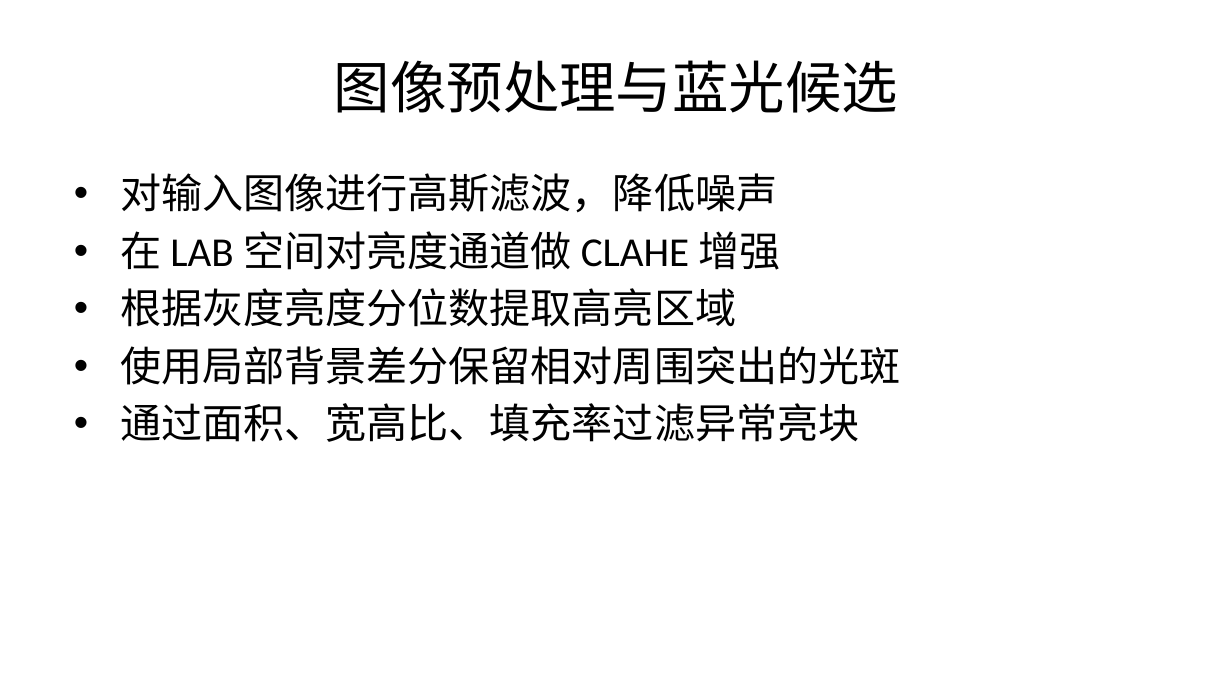
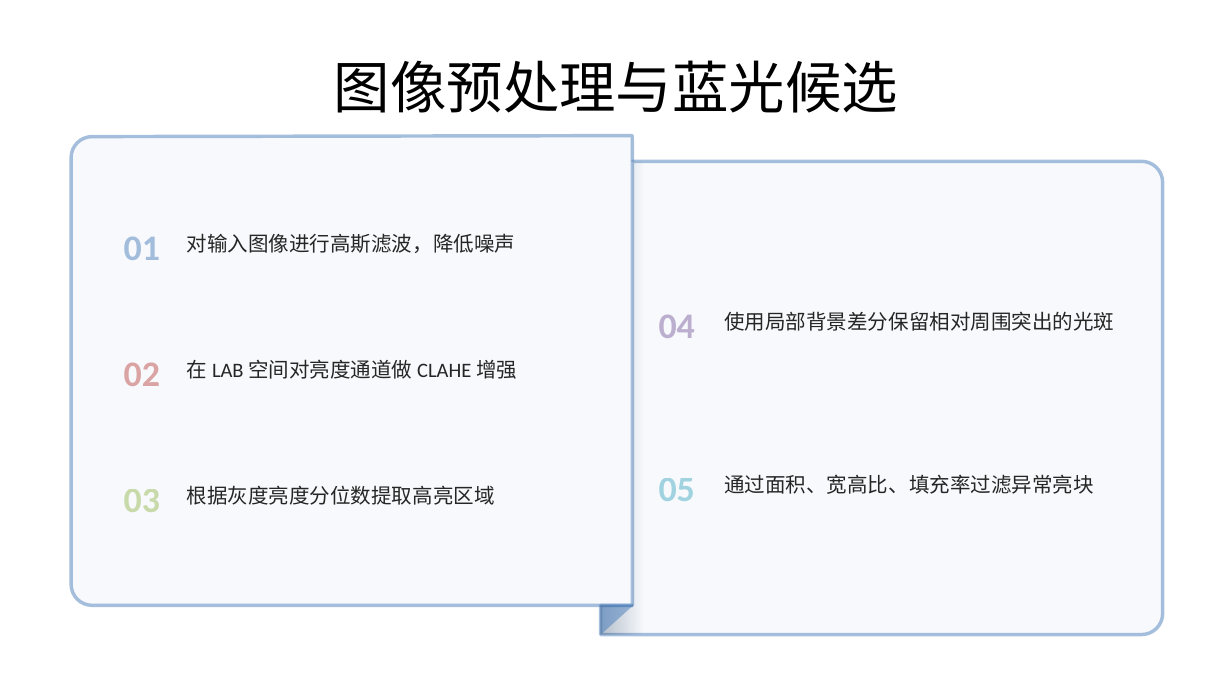
Before and after one commit to szl97/DAA, a slide deck: slide 6 of blue-light-detection/解题ppt.pptx. Drawn at 1232x693 pixels with LibreOffice and Linux fonts; fonts in the diff are those of the drawing. Boxes give left, top, right and bottom in pixels: in the first picture for what was removed or moved away, otherwise in the second. Text is boxed around its words. In the diff, an @@ line names an element or a change of style, - is before the commit and + after.

```diff
--- a/blue-light-detection/解题ppt.pptx
+++ b/blue-light-detection/解题ppt.pptx
@@ freeform shape added at (71, 136, 633, 606), fill #B9CDE5 at 10% opacity, outline #4F81BD 2 pt @@
@@ text removed at (120, 173, 900, 442) @@
-• 对输入图像进行高斯滤波，降低噪声
-• 在 LAB 空间对亮度通道做 CLAHE 增强
-• 根据灰度亮度分位数提取高亮区域
-• 使用局部背景差分保留相对周围突出的光斑
-• 通过面积、宽高比、填充率过滤异常亮块
@@ freeform shape added at (601, 161, 1163, 634), fill #B9CDE5 at 10% opacity, outline #4F81BD 2 pt @@
@@ freeform shape added at (601, 161, 652, 634), fill gradient #254061 @@
@@ text added at (124, 236, 160, 260), 21 pt, text #4F81BD at 50% opacity, bold @@
+01
@@ text added at (187, 233, 515, 253), 12 pt, text #262626 @@
+对输入图像进行高斯滤波，降低噪声
@@ text added at (659, 315, 695, 338), 21 pt, text #8064A2 at 50% opacity, bold @@
+04
@@ text added at (724, 311, 1114, 331), 12 pt, text #262626 @@
+使用局部背景差分保留相对周围突出的光斑
@@ text added at (187, 359, 517, 379), 12 pt, text #262626 @@
+在 LAB 空间对亮度通道做 CLAHE 增强
@@ text added at (124, 362, 160, 386), 21 pt, text #C0504D at 50% opacity, bold @@
+02
@@ text added at (659, 478, 695, 501), 21 pt, text #4BACC6 at 50% opacity, bold @@
+05
@@ text added at (724, 474, 1093, 494), 12 pt, text #262626 @@
+通过面积、宽高比、填充率过滤异常亮块
@@ text added at (124, 489, 160, 512), 21 pt, text #9BBB59 at 50% opacity, bold @@
+03
@@ text added at (187, 485, 495, 505), 12 pt, text #262626 @@
+根据灰度亮度分位数提取高亮区域
@@ right triangle added at (601, 605, 634, 634), fill #4F81BD at 53% opacity @@
```
Also in this commit, not shown: 8 other slides changed.
